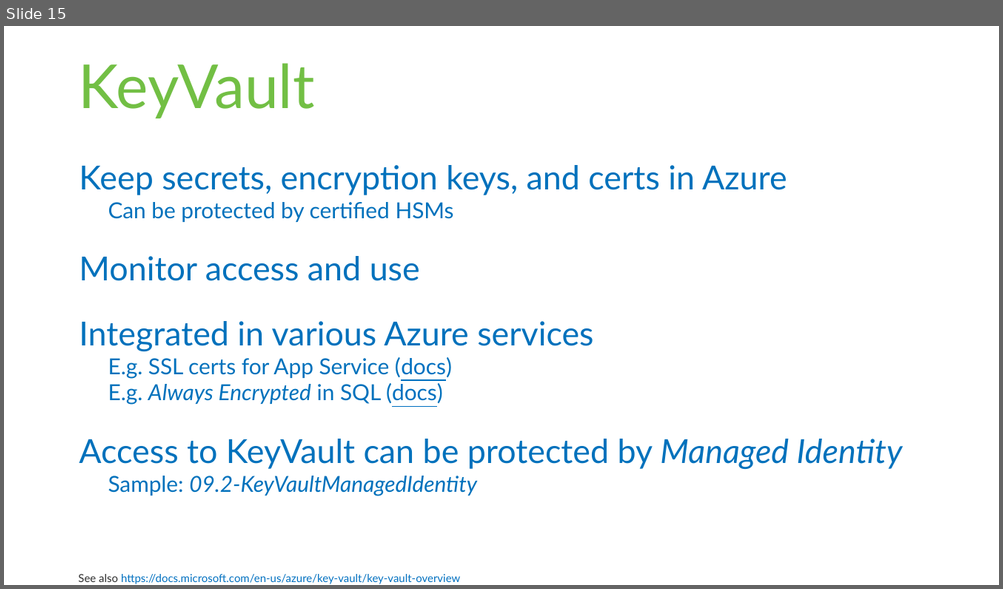
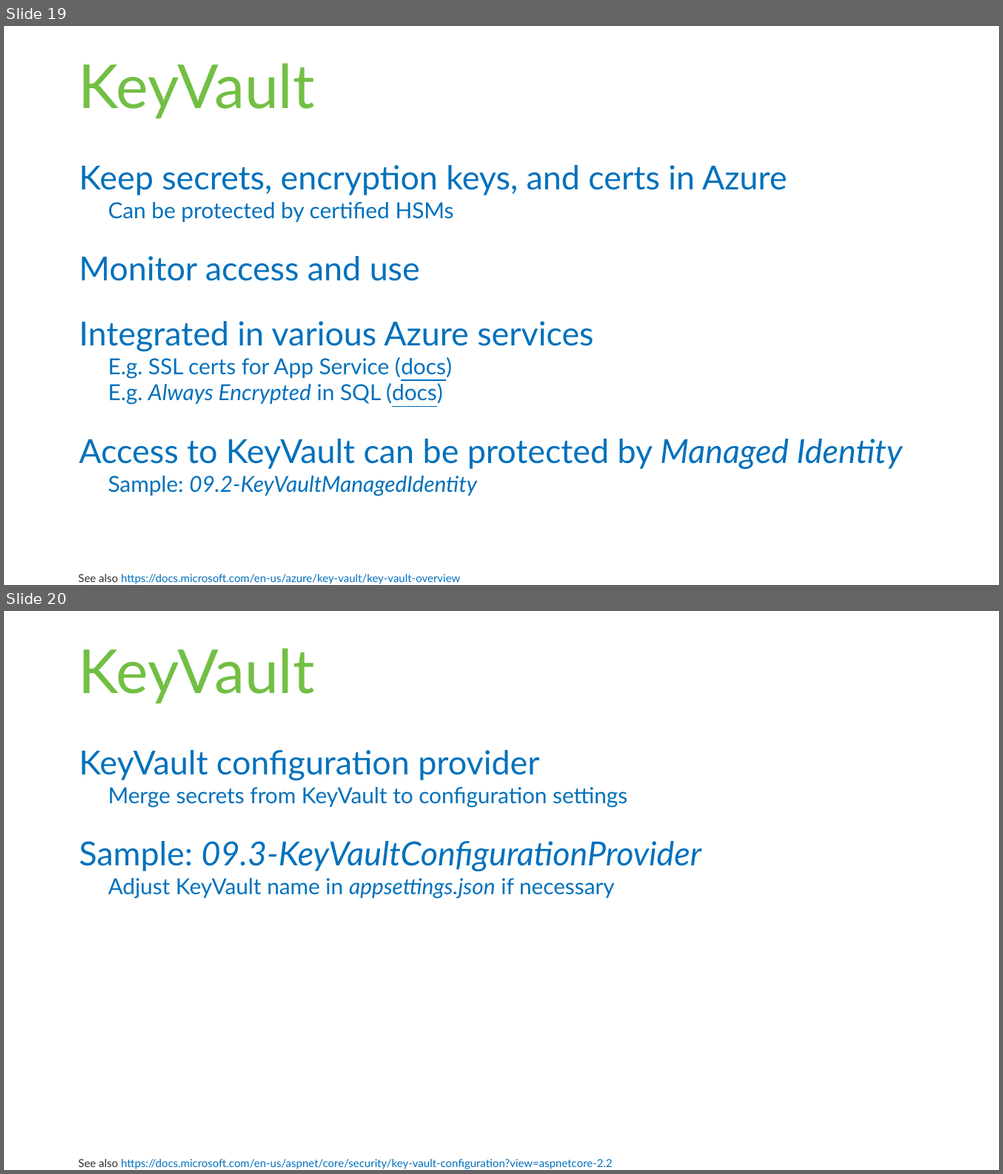
Before and after one commit to rstropek/SecureCodingDotNet, a slide deck: Slides/Secure-Coding-Dot-Net.pptx. Shown one above the other, each under a label of ours: slide 15 before the commit, slides 19 and 20 after it. The pictures are 1003x589 and 1003x1174 pixels, drawn with LibreOffice and Linux fonts; fonts in the diff are those of the drawing. Boxes give left, top, right and bottom in pixels: in the first picture for what was removed or moved away, otherwise in the second. Text is boxed around its words. In the diff, an @@ line names an element or a change of style, - is before the commit and + after.

```diff
--- a/Slides/Secure-Coding-Dot-Net.pptx
+++ b/Slides/Secure-Coding-Dot-Net.pptx
@@ slide 20 added at [4, 611, 999, 1170], background #FFFFFF @@
@@ title added at [78, 648, 314, 703], 44 pt, text #72BF44 @@
+KeyVault
@@ text added at [79, 750, 702, 899], 16 pt, text #0071BC @@
+KeyVault configuration provider
+  Merge secrets from KeyVault to configuration settings
+Sample: 09.3-KeyVaultConfigurationProvider
+  Adjust KeyVault name in appsettings.json if necessary
@@ text added at [78, 1159, 612, 1170], 8 pt, text #0070C0, underline @@
+See also https://docs.microsoft.com/en-us/aspnet/core/security/key-vault-configuration?view=aspnetcore-2.2
@@ what was slide 15 is now slide 19 @@
```
Also in this commit, not shown: 1 slide changed, 22 other slides added, 1 slide removed, 1 other file.
